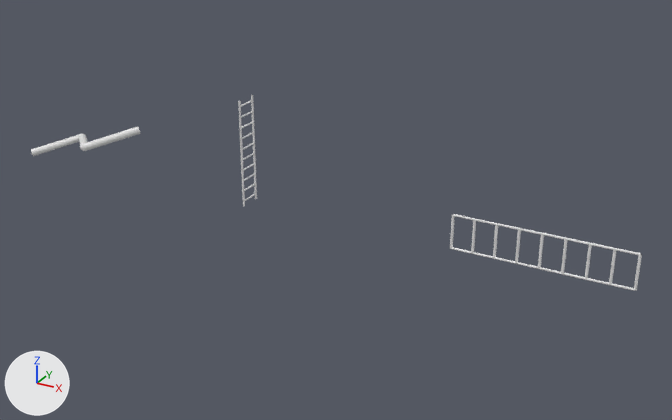
A saved change to the Blender file docs/sample_scene.blend.
Before and after are seen from a 50 mm lens placed at (26.08, -26.27, 13.59), pointed at (11.37, 0.47, 0.22). Arrows for +X, +Y and +Z are at lower left; the lights stay in place. The picture after the commit comes second.

The first picture shows 'SampleLadder', 'SamplePipe', 'SampleRailing'.
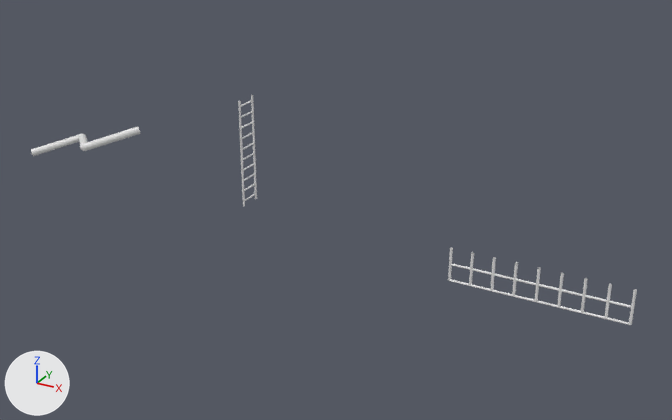
Location of each change, (x1, y1, x2, y2) in pixels of the pictures (672 x 420 px; the box of a moved part takes in the faces that stretch with it):
```json
{"object": "SampleRailing", "change": "reshaped", "before": [450, 214, 642, 291], "after": [448, 247, 637, 325]}
{"part": 1, "of": "me_samplerailing", "change": "moved or reshaped", "before": [452, 247, 635, 291], "after": [451, 264, 631, 308]}
{"part": 2, "of": "me_samplerailing", "change": "moved or reshaped", "before": [453, 214, 641, 255], "after": [450, 279, 629, 325]}
{"part": 3, "of": "me_samplerailing", "change": "moved or reshaped", "before": [450, 214, 454, 249], "after": [448, 247, 453, 281]}
{"part": 4, "of": "me_samplerailing", "change": "moved or reshaped", "before": [471, 220, 476, 254], "after": [469, 252, 474, 286]}
{"part": 5, "of": "me_samplerailing", "change": "moved or reshaped", "before": [493, 225, 498, 258], "after": [490, 257, 496, 291]}
{"part": 6, "of": "me_samplerailing", "change": "moved or reshaped", "before": [515, 229, 521, 264], "after": [512, 262, 518, 296]}
{"part": 7, "of": "me_samplerailing", "change": "moved or reshaped", "before": [538, 234, 544, 269], "after": [535, 267, 541, 302]}
{"part": 8, "of": "me_samplerailing", "change": "moved or reshaped", "before": [561, 239, 568, 274], "after": [557, 273, 564, 307]}
{"part": 9, "of": "me_samplerailing", "change": "moved or reshaped", "before": [585, 244, 592, 279], "after": [581, 278, 588, 313]}
{"part": 10, "of": "me_samplerailing", "change": "moved or reshaped", "before": [609, 250, 616, 285], "after": [604, 283, 612, 319]}
{"part": 11, "of": "me_samplerailing", "change": "moved or reshaped", "before": [634, 254, 642, 291], "after": [629, 289, 637, 325]}
```

Scene script edits in JSON lines:
```json
{"block": "me_samplerailing", "where": "# used by ob_samplerailing; location = (0.0, 0.0, 0.0)"}
{"op": "remove", "block": "me_samplerailing", "code": "me_samplerailing.from_pydata(...)  # 220 vertices, 110 faces; spans x 15.95..22.05, y -0.05..0.05, z -0.04..1.24"}
{"op": "add", "block": "me_samplerailing", "code": "me_samplerailing.from_pydata(...)  # 220 vertices, 110 faces; spans x 15.95..22.05, y -0.05..0.05, z -1.24..0.0"}
{"block": "me_samplerailing", "change": "me_samplerailing part 1: the loose piece of 20 vertices spanning x 16.0..22.0, y -0.04..0.04, z -0.04..0.04 is moved by (0.0, 0.0, -0.6)"}
{"block": "me_samplerailing", "change": "me_samplerailing part 2: the loose piece of 20 vertices spanning x 16.0..22.0, y -0.04..0.04, z 1.16..1.24 is moved by (0.0, 0.0, -2.4)"}
{"block": "me_samplerailing", "change": "me_samplerailing part 3: the loose piece of 20 vertices spanning x 15.95..16.05, y -0.05..0.05, z 0.0..1.2 is turned -180 degrees about the x axis through the mesh origin"}
{"block": "me_samplerailing", "change": "me_samplerailing part 4: the loose piece of 20 vertices spanning x 16.7..16.8, y -0.05..0.05, z 0.0..1.2 is turned 180 degrees about the x axis through the mesh origin"}
{"block": "me_samplerailing", "change": "me_samplerailing part 5: the loose piece of 20 vertices spanning x 17.45..17.55, y -0.05..0.05, z 0.0..1.2 is turned 180 degrees about the x axis through the mesh origin"}
{"block": "me_samplerailing", "change": "me_samplerailing part 6: the loose piece of 20 vertices spanning x 18.2..18.3, y -0.05..0.05, z 0.0..1.2 is turned 180 degrees about the x axis through the mesh origin"}
{"block": "me_samplerailing", "change": "me_samplerailing part 7: the loose piece of 20 vertices spanning x 18.95..19.05, y -0.05..0.05, z 0.0..1.2 is turned 180 degrees about the x axis through the mesh origin"}
{"block": "me_samplerailing", "change": "me_samplerailing part 8: the loose piece of 20 vertices spanning x 19.7..19.8, y -0.05..0.05, z 0.0..1.2 is turned 180 degrees about the x axis through the mesh origin"}
{"block": "me_samplerailing", "change": "me_samplerailing part 9: the loose piece of 20 vertices spanning x 20.45..20.55, y -0.05..0.05, z 0.0..1.2 is turned 180 degrees about the x axis through the mesh origin"}
{"block": "me_samplerailing", "change": "me_samplerailing part 10: the loose piece of 20 vertices spanning x 21.2..21.3, y -0.05..0.05, z 0.0..1.2 is turned 180 degrees about the x axis through the mesh origin"}
{"block": "me_samplerailing", "change": "me_samplerailing part 11: the loose piece of 20 vertices spanning x 21.95..22.05, y -0.05..0.05, z 0.0..1.2 is turned 180 degrees about the x axis through the mesh origin"}
```
